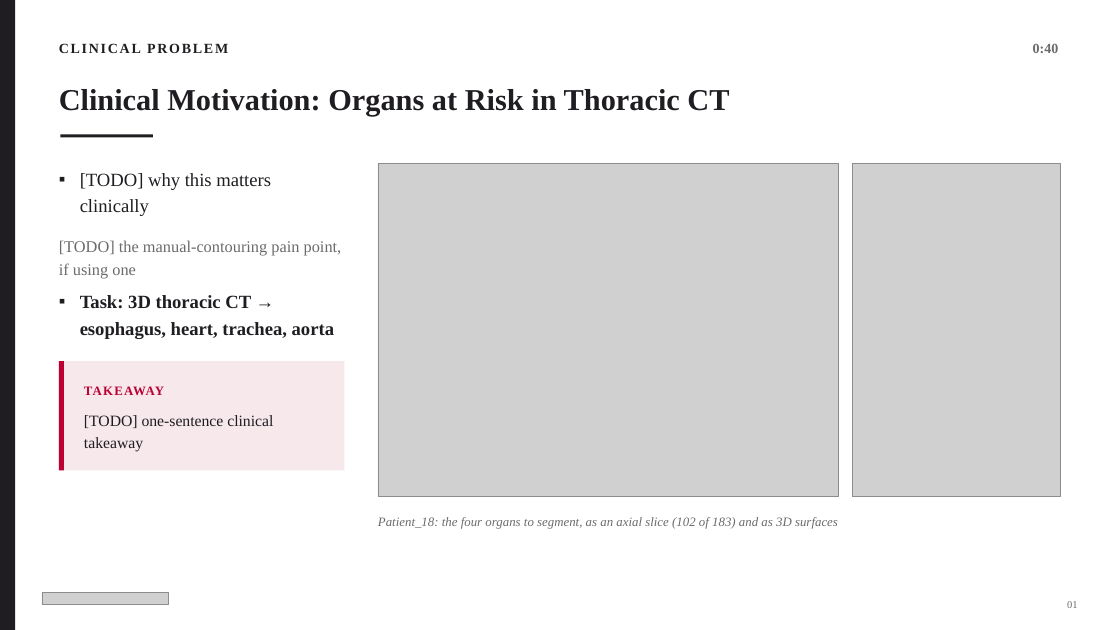
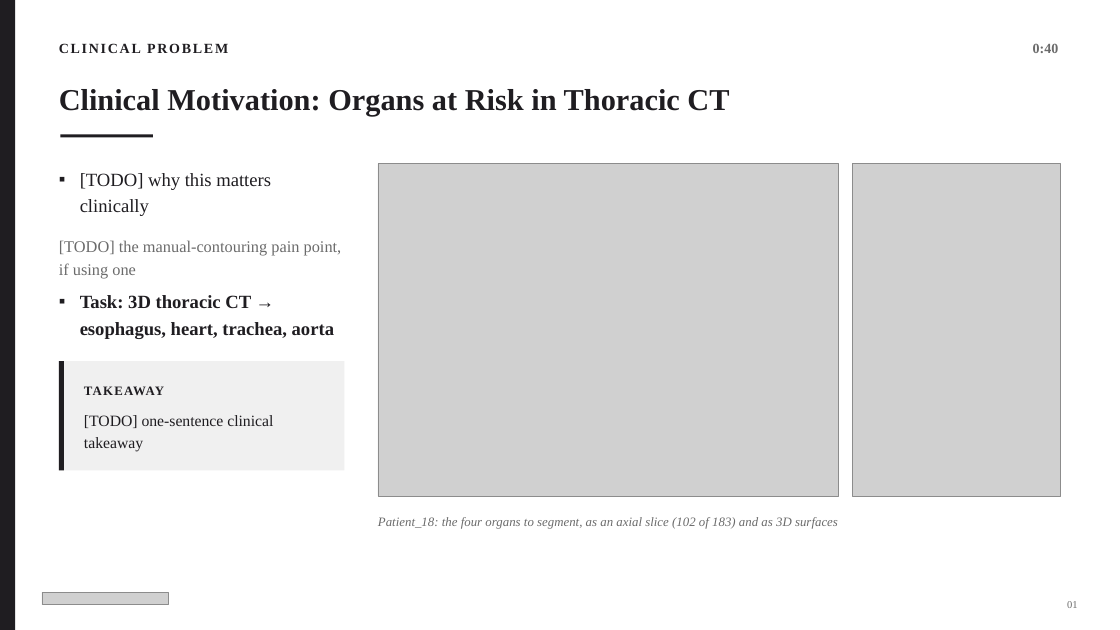
Before and after one commit to HKervadec/ai4mi_project, a slide deck: slide 2 of deck/midproject_outline.pptx. Drawn at 1120x630 pixels with LibreOffice and Linux fonts; fonts in the diff are those of the drawing; grey boxes stand for pictures. Boxes give left, top, right and bottom in pixels: in the first picture for what was removed or moved away, otherwise in the second. Text is boxed around its words. In the diff, an @@ line names an element or a change of style, - is before the commit and + after.

Commit message:
Deck: grey takeaway box on clinical slide

```diff
--- a/deck/midproject_outline.pptx
+++ b/deck/midproject_outline.pptx
@@ rectangle at bbox=[59, 361, 344, 471]: fill #F7E8EC to #F0F0F0 @@
@@ rectangle at bbox=[59, 361, 64, 471]: fill #BC0031 to #1F1D21 @@
@@ text "TAKEAWAY" at bbox=[84, 386, 164, 395]: text colour #BC0031 to #1F1D21 @@
```
